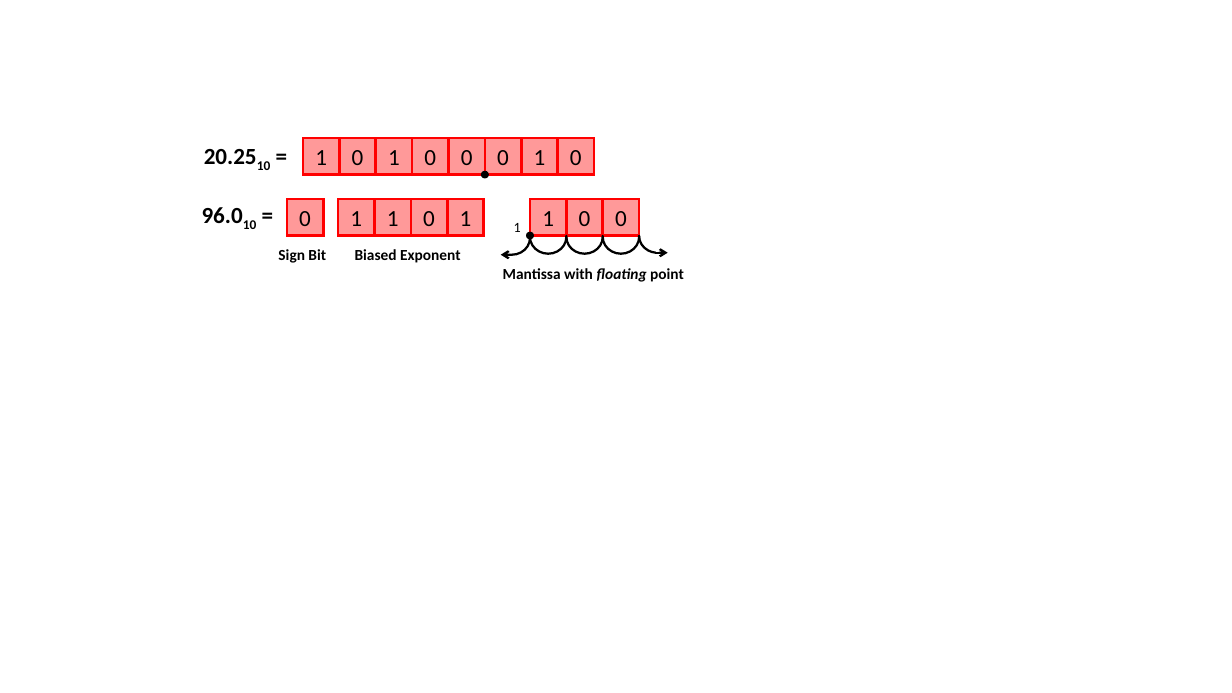
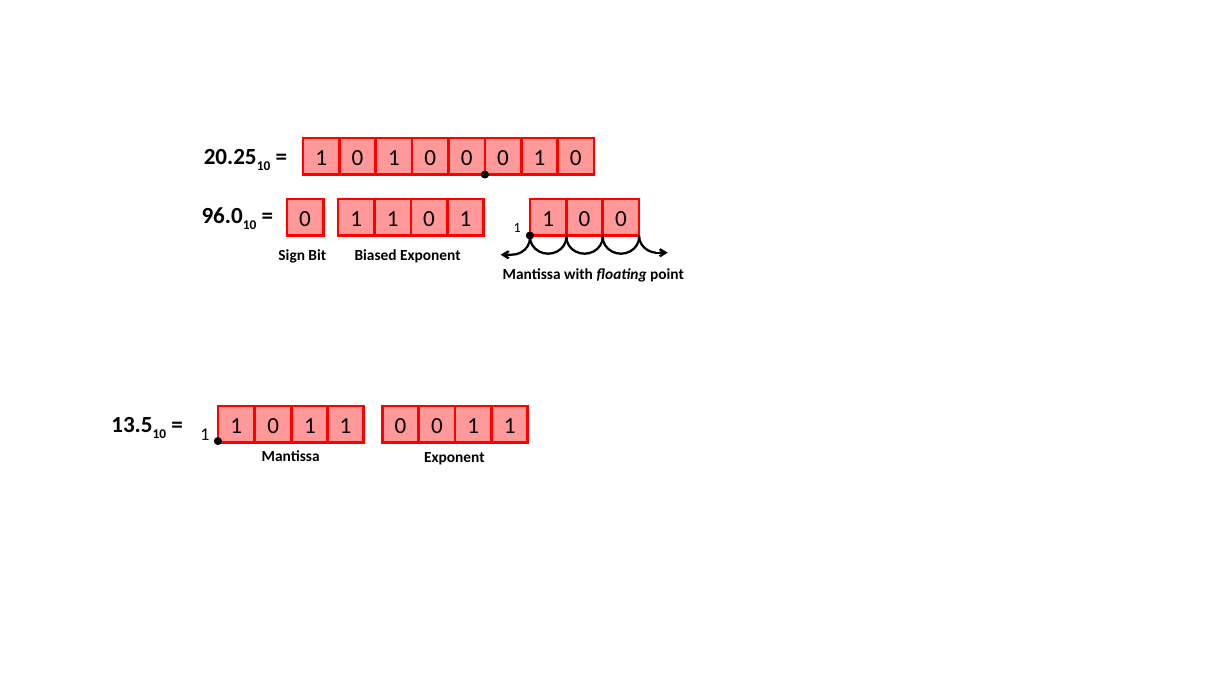
Before and after one commit to jahrWork/Advanced_programming, a slide deck: slide 2 of doc/Figures/TEMP/ParametersIEEE.pptx. Drawn at 1232x693 pixels with LibreOffice and Linux fonts; fonts in the diff are those of the drawing. Boxes give left, top, right and bottom in pixels: in the first picture for what was removed or moved away, otherwise in the second. Text is boxed around its words. In the diff, an @@ line names an element or a change of style, - is before the commit and + after.

```diff
--- a/doc/Figures/TEMP/ParametersIEEE.pptx
+++ b/doc/Figures/TEMP/ParametersIEEE.pptx
@@ text added at (x1=111, y1=417, x2=152, y2=432), 18 pt, text #000000, bold @@
+13.510 =
@@ rectangle added at (x1=218, y1=406, x2=254, y2=442), fill #FF0000 at 40% opacity, outline #FF0000 2 pt, 18 pt, text #000000 @@
+1
@@ rectangle added at (x1=255, y1=406, x2=291, y2=442), fill #FF0000 at 40% opacity, outline #FF0000 2 pt, 18 pt, text #000000 @@
+0
@@ rectangle added at (x1=292, y1=406, x2=328, y2=442), fill #FF0000 at 40% opacity, outline #FF0000 2 pt, 18 pt, text #000000 @@
+1
@@ rectangle added at (x1=327, y1=406, x2=363, y2=442), fill #FF0000 at 40% opacity, outline #FF0000 2 pt, 18 pt, text #000000 @@
+1
@@ rectangle added at (x1=383, y1=406, x2=419, y2=442), fill #FF0000 at 40% opacity, outline #FF0000 2 pt, 18 pt, text #000000 @@
+0
@@ rectangle added at (x1=419, y1=406, x2=455, y2=442), fill #FF0000 at 40% opacity, outline #FF0000 2 pt, 18 pt, text #000000 @@
+0
@@ rectangle added at (x1=456, y1=406, x2=492, y2=442), fill #FF0000 at 40% opacity, outline #FF0000 2 pt, 18 pt, text #000000 @@
+1
@@ rectangle added at (x1=492, y1=406, x2=528, y2=442), fill #FF0000 at 40% opacity, outline #FF0000 2 pt, 18 pt, text #000000 @@
+1
@@ text added at (x1=200, y1=428, x2=209, y2=440), 14 pt, text #000000 @@
+1
@@ ellipse added at (x1=214, y1=438, x2=221, y2=445), fill #000000, outline #000000 1 pt @@
@@ text added at (x1=262, y1=450, x2=320, y2=461), 12 pt, text #000000, bold @@
+Mantissa
@@ text added at (x1=424, y1=452, x2=485, y2=465), 12 pt, text #000000, bold @@
+Exponent
```
Also in this commit, not shown: 2 other files.
